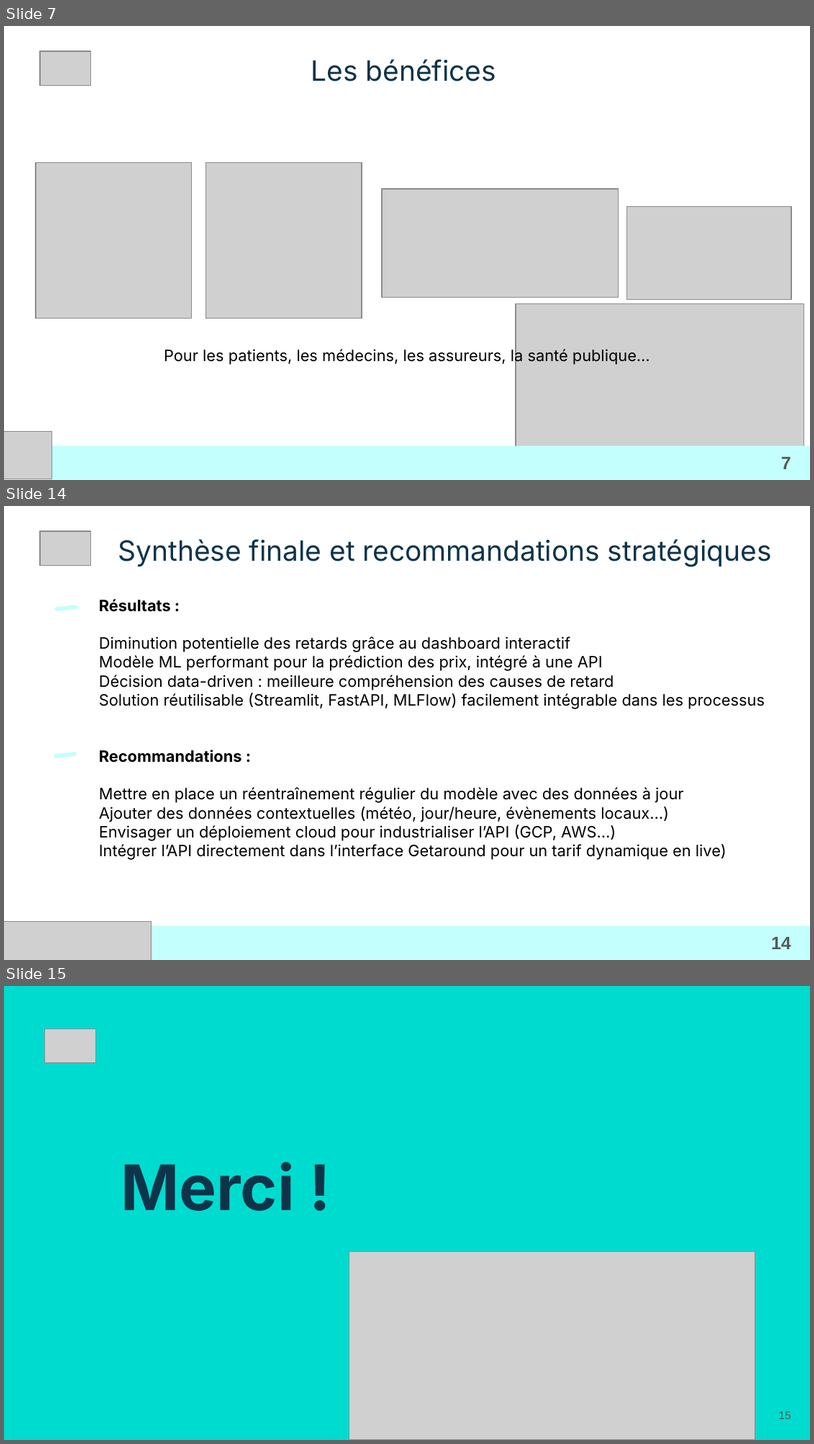
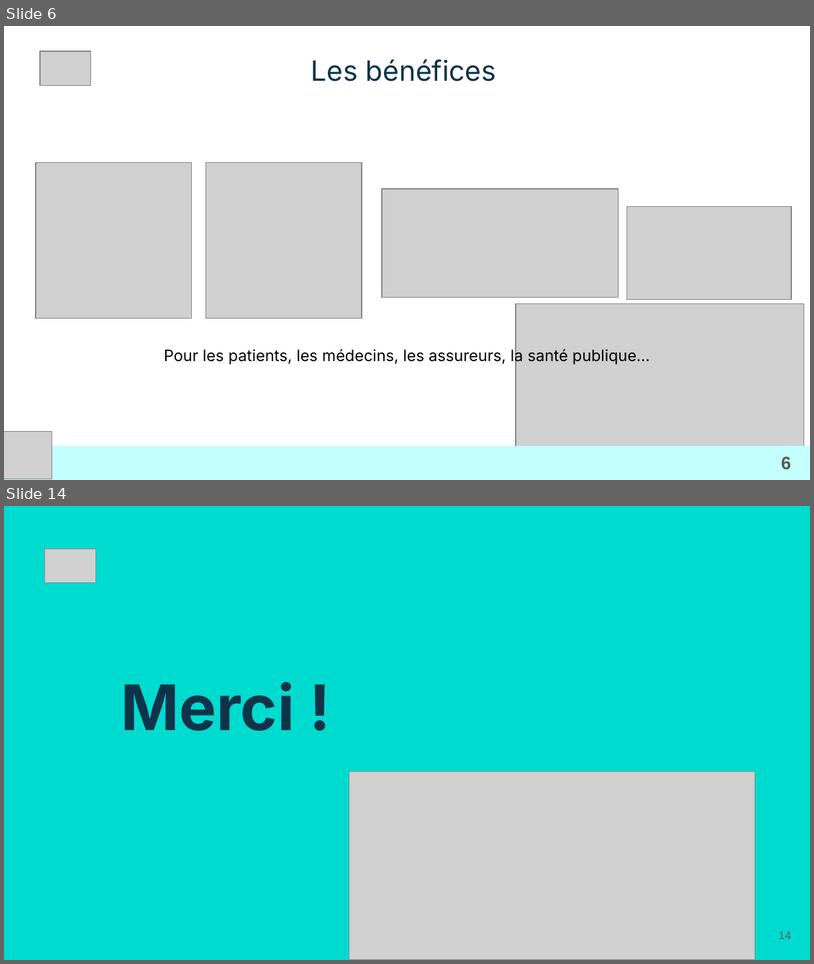
Before and after one commit to LoicV17/LoicValentini_Jedha_Certifications, a slide deck: CDSD_Concepteur_Developpeur_Sciences_Donnees/Presentations_certification/ppt_versions/Bloc6_CDSD_Loic_Valentini.pptx. Shown one above the other, each under a label of ours: slides 7, 14 and 15 before the commit, slides 6 and 14 after it; the slides between them are not shown. The pictures are 814x1444 and 814x964 pixels, drawn with LibreOffice and Linux fonts; fonts in the diff are those of the drawing; grey boxes stand for pictures; background and template pictures are left out. Boxes give left, top, right and bottom in pixels: in the first picture for what was removed or moved away, otherwise in the second. Text is boxed around its words. In the diff, an @@ line names an element or a change of style, - is before the commit and + after.

```diff
--- a/CDSD_Concepteur_Developpeur_Sciences_Donnees/Presentations_certification/ppt_versions/Bloc6_CDSD_Loic_Valentini.pptx
+++ b/CDSD_Concepteur_Developpeur_Sciences_Donnees/Presentations_certification/ppt_versions/Bloc6_CDSD_Loic_Valentini.pptx
@@ slide 14 removed at (4,506,810,960), background picture (left out) @@
@@ picture removed at (40,531,91,565) @@
@@ title removed at (118,539,772,567) @@
-Synthèse finale et recommandations stratégiques
@@ rounded rectangle removed at (54,605,78,611) @@
@@ title removed at (99,599,765,860) @@
-Résultats :
-Diminution potentielle des retards grâce au dashboard interactif
-Modèle ML performant pour la prédiction des prix, intégré à une API
-Décision data-driven : meilleure compréhension des causes de retard
-Solution réutilisable (Streamlit, FastAPI, MLFlow) facilement intégrable dans les processus
-Recommandations :
-Mettre en place un réentraînement régulier du modèle avec des données à jour
-Ajouter des données contextuelles (météo, jour/heure, évènements locaux…)
-Envisager un déploiement cloud pour industrialiser l’API (GCP, AWS…)
-Intégrer l’API directement dans l’interface Getaround pour un tarif dynamique en live)
@@ rounded rectangle removed at (54,752,77,758) @@
@@ picture removed at (4,921,152,960) @@
@@ rectangle removed at (5,925,810,959) @@
@@ page number removed at (772,937,792,949) @@
-14
@@ what was slide 7 is now slide 6 @@
@@ page number at (782,456,792,469): text changed @@
-7
+6
@@ what was slide 15 is now slide 14 @@
@@ page number at (779,931,791,939): text changed @@
-15
+14
```
Also in this commit, not shown: 2 slides changed, 6 slides added, 6 other slides removed, 16 other files.
